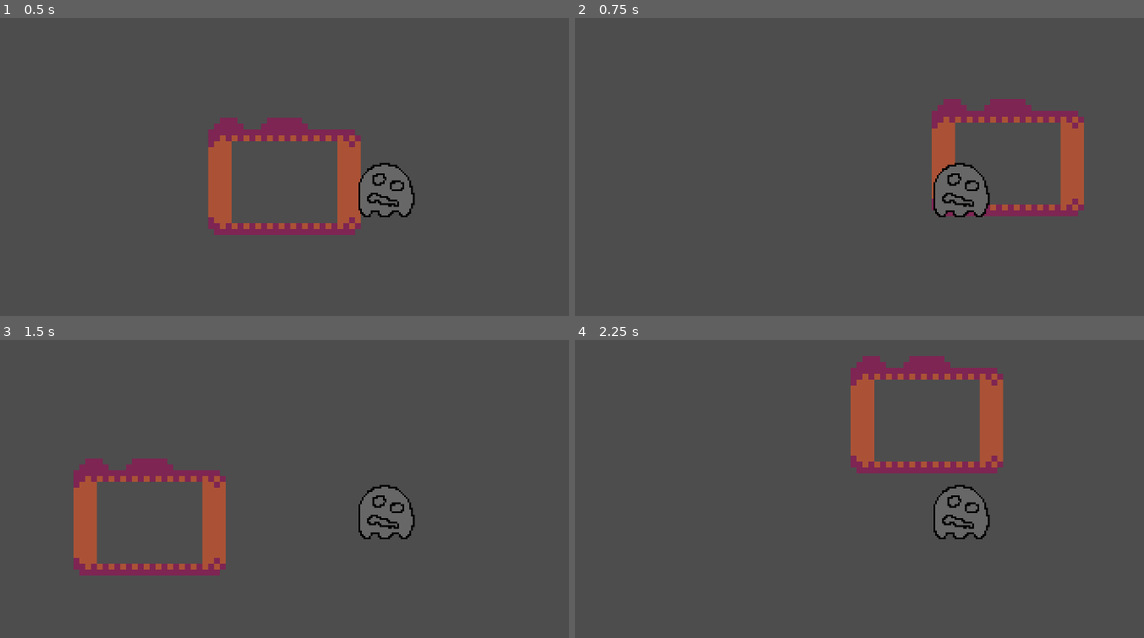
Above: before the commit, frames 1-4 (two rows, left to right).
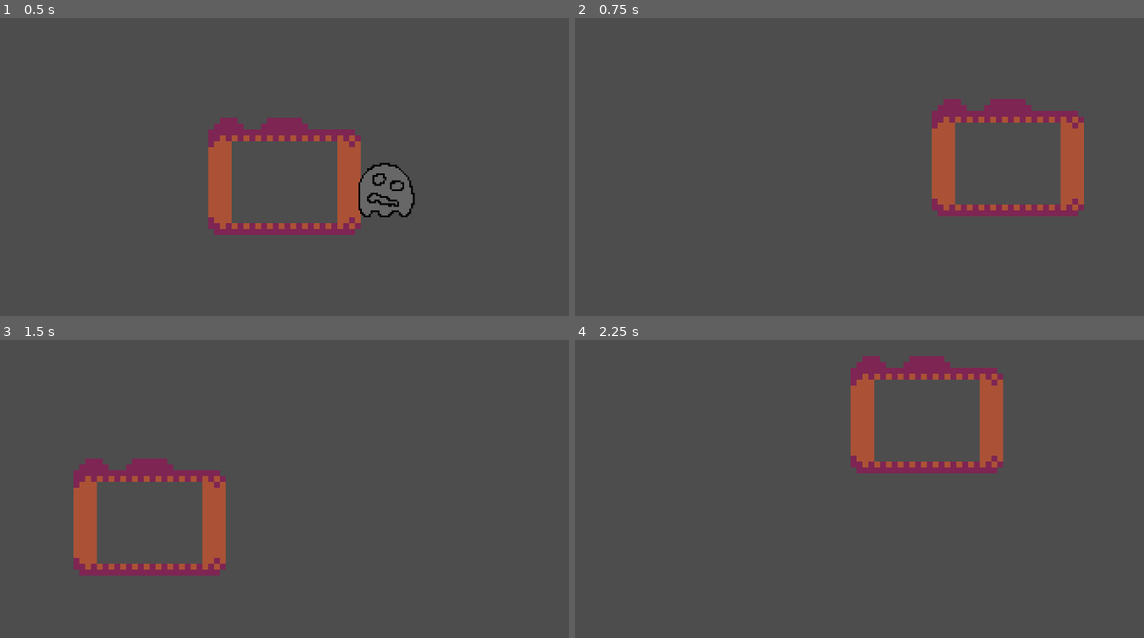
Above: after the commit, the same moments.

Repository: sabidesu/ghostGame
Game: Godot game, scene res://scenes/stage.tscn
Two runs of this game, one before a commit and one after it. Both use one fixed random seed, a clock stepped at 60 frames per second and the inputs below.
Inputs (mouse positions are in pixels of both pictures, inside the frame that each line leads up to):
- Up to frame 1 (0.5 s): no input
- Up to frame 2 (0.75 s): tap Enter at 0.5 s; move the mouse to (1007, 164) at 0.52 s
- Up to frame 3 (1.5 s): tap Space at 1.25 s; move the mouse to (147, 521) at 1.27 s
- Up to frame 4 (2.25 s): tap Enter at 2 s; move the mouse to (927, 420) at 2.02 s

Frame 1 is identical in both runs. In frame 2, 1.5% of the frame differs, in the area x 63-73%, y 48-67%; in frame 3, 1.4%; in frame 4, 1.4%.

Commit message:
add script to ghost

Diff:
--- a/scenes/ghost.tscn
+++ b/scenes/ghost.tscn
@@ -1,11 +1,13 @@
-[gd_scene load_steps=3 format=3 uid="uid://bqxavpbpwaox0"]
+[gd_scene load_steps=4 format=3 uid="uid://bqxavpbpwaox0"]
 
+[ext_resource type="Script" path="res://scripts/ghost.gd" id="1_6nqbi"]
 [ext_resource type="Texture2D" uid="uid://c6g2olvi3lmjk" path="res://assets/sprites/original/ghosts/look 2.png" id="1_k77st"]
 
 [sub_resource type="RectangleShape2D" id="RectangleShape2D_dknoy"]
 size = Vector2(96, 93)
 
 [node name="ghost" type="Area2D"]
+script = ExtResource("1_6nqbi")
 
 [node name="Sprite2D" type="Sprite2D" parent="."]
 texture = ExtResource("1_k77st")
@@ -13,3 +15,5 @@
 [node name="CollisionShape2D" type="CollisionShape2D" parent="."]
 position = Vector2(0, 1.5)
 shape = SubResource("RectangleShape2D_dknoy")
+
+[connection signal="body_entered" from="." to="." method="_on_body_entered"]
--- /dev/null
+++ b/scripts/ghost.gd
@@ -0,0 +1,5 @@
+extends Area2D
+
+
+func _on_body_entered(_body:Node2D) -> void:
+  queue_free()
